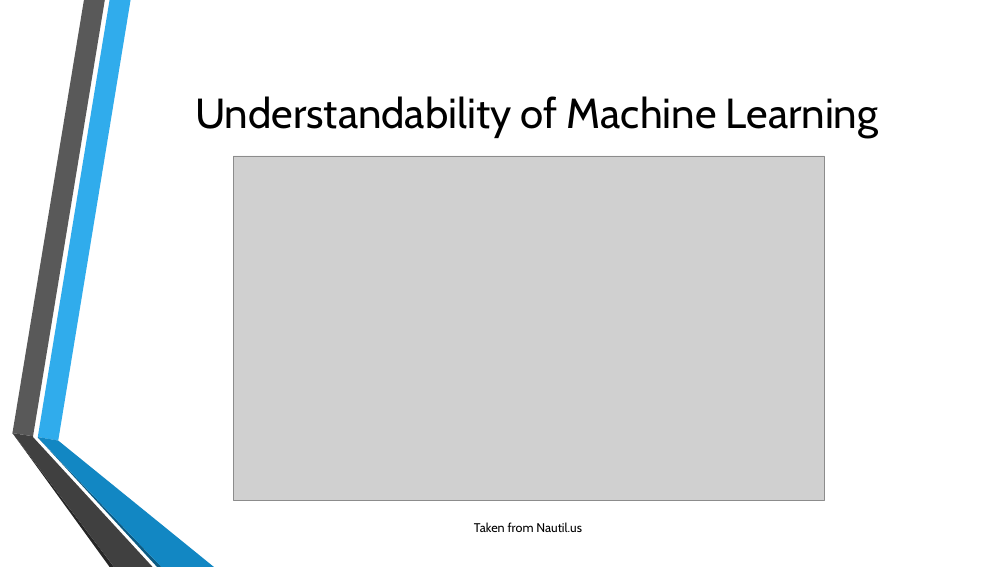
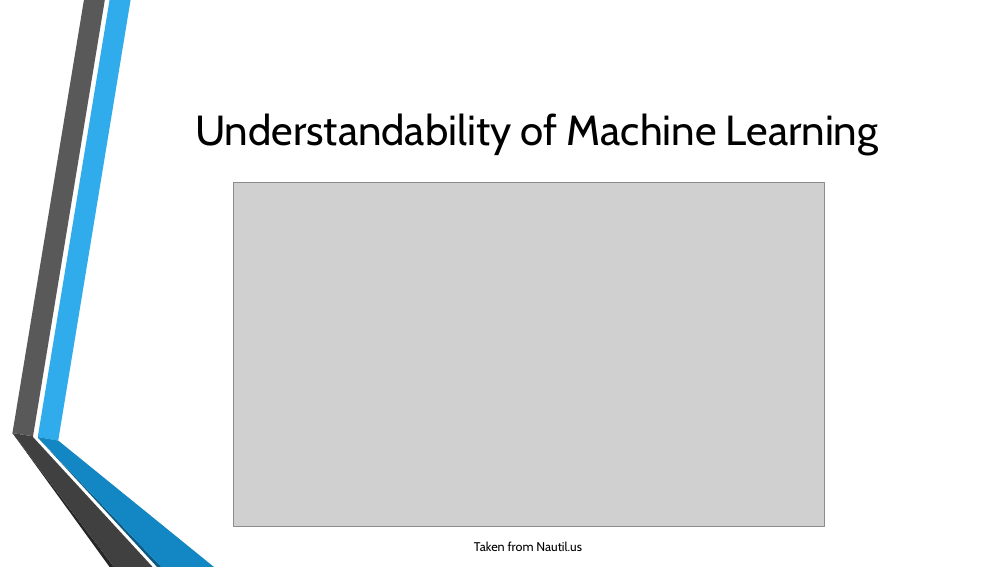
Before and after one commit to samuelsenior/ML_Intro, a slide deck: slide 8 of ML_Tools.pptx. Drawn at 1008x567 pixels with LibreOffice and Linux fonts; fonts in the diff are those of the drawing; grey boxes stand for pictures; background and template pictures are left out. Boxes give left, top, right and bottom in pixels: in the first picture for what was removed or moved away, otherwise in the second. Text is boxed around its words. In the diff, an @@ line names an element or a change of style, - is before the commit and + after.

```diff
--- a/ML_Tools.pptx
+++ b/ML_Tools.pptx
@@ title "Understandability of Machine Learning": place and size @@
-title "Understandability of Machine Learning" at [195, 96, 878, 138]
+title "Understandability of Machine Learning" at [195, 113, 878, 155]
@@ picture: place and size @@
-picture at [234, 156, 825, 500]
+picture at [234, 182, 825, 526]
@@ text "Taken from Nautil.us": place and size @@
-text "Taken from Nautil.us" at [474, 522, 582, 532]
+text "Taken from Nautil.us" at [474, 541, 582, 551]
```
Also in this commit, not shown: 7 other slides changed, 20 slides added.
